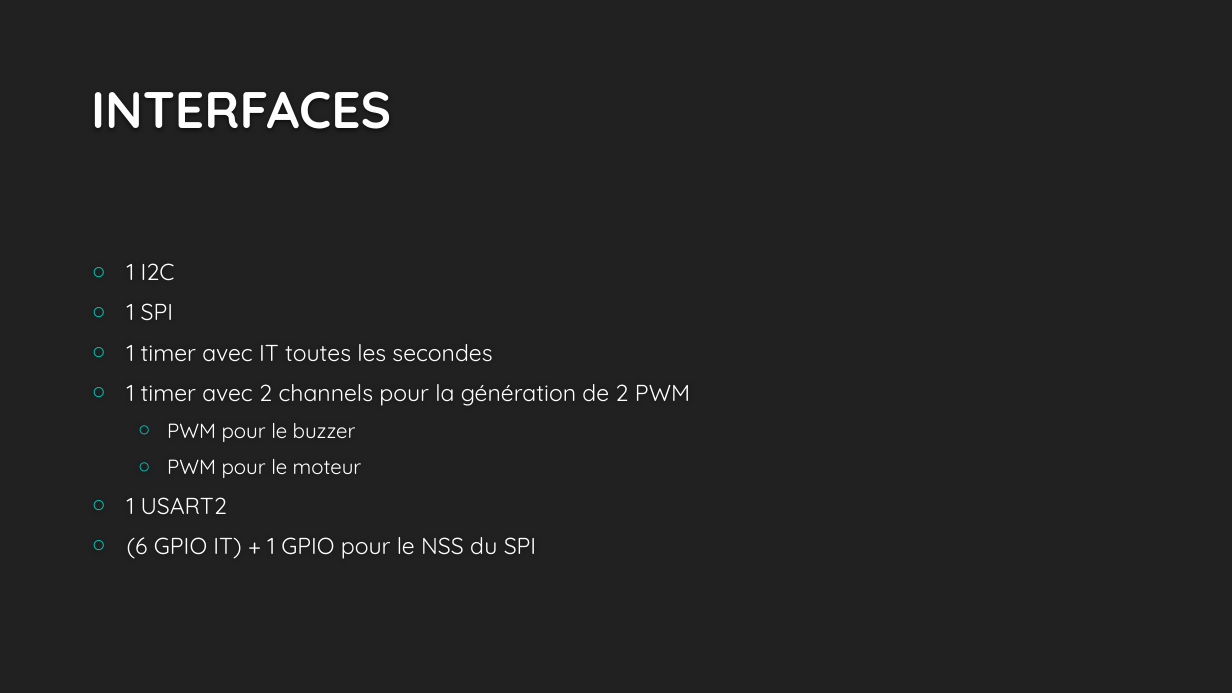
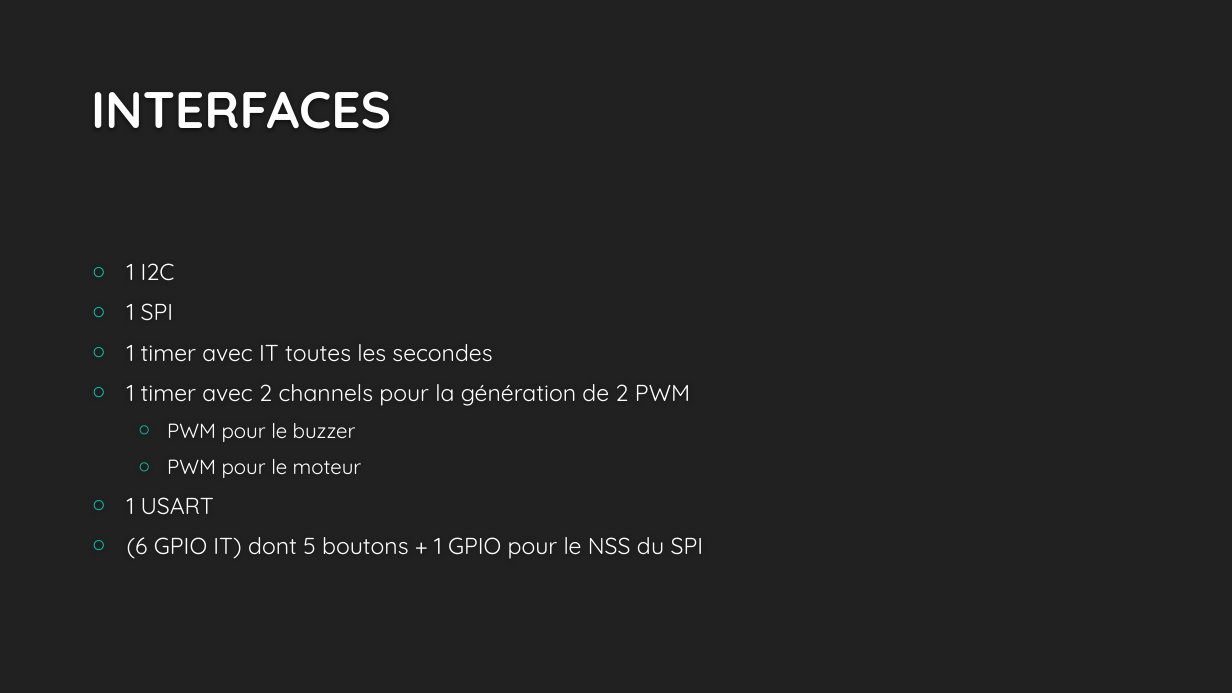
Before and after one commit to ZeJackOfSpades/Projet-STM32, a slide deck: slide 3 of Presentation/ProjetSTM32.pptx. Drawn at 1232x693 pixels with LibreOffice and Linux fonts; fonts in the diff are those of the drawing; background and template pictures are left out. Boxes give left, top, right and bottom in pixels: in the first picture for what was removed or moved away, otherwise in the second. Text is boxed around its words. In the diff, an @@ line names an element or a change of style, - is before the commit and + after.

```diff
--- a/Presentation/ProjetSTM32.pptx
+++ b/Presentation/ProjetSTM32.pptx
@@ text at box(127, 497, 704, 559): text changed @@
-○ 1 USART2
-○ (6 GPIO IT) + 1 GPIO pour le NSS du SPI
+○ 1 USART
+○ (6 GPIO IT) dont 5 boutons + 1 GPIO pour le NSS du SPI
```
Also in this commit, not shown: 2 other slides changed, 1 slide added, 1 other file.
